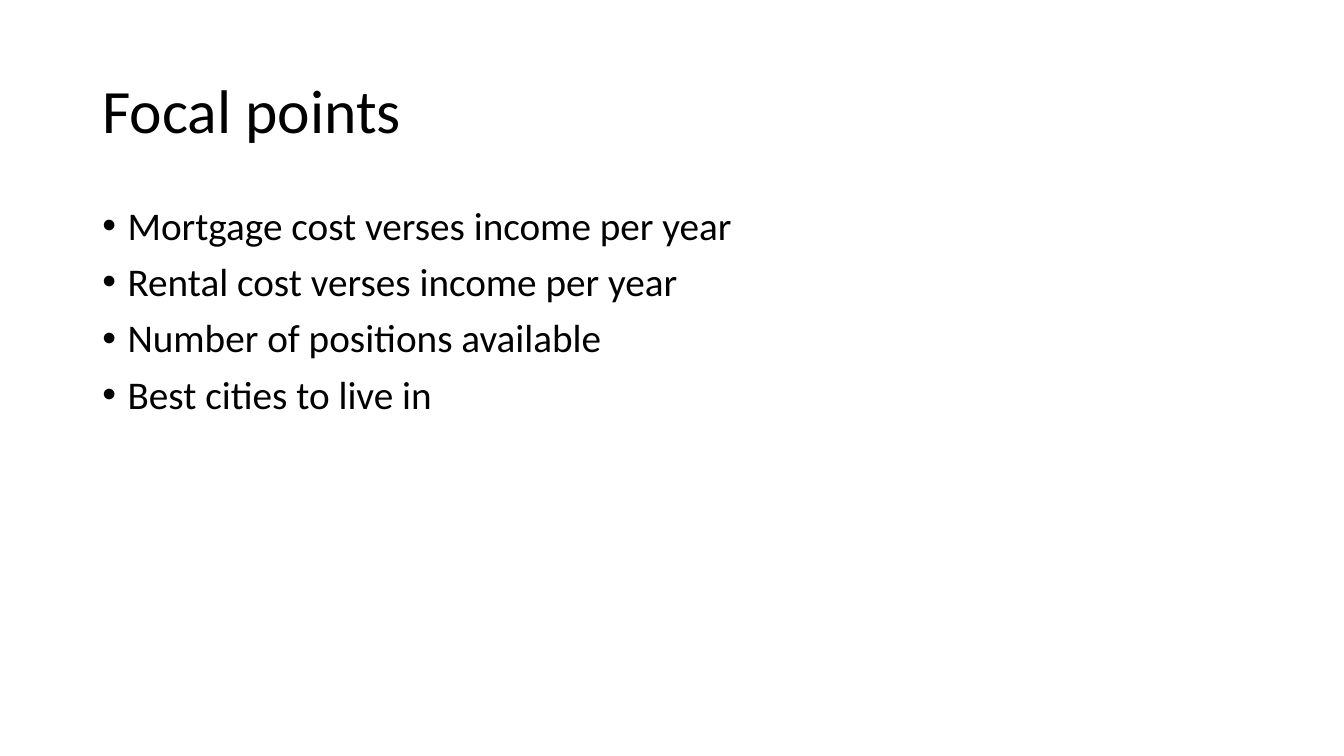
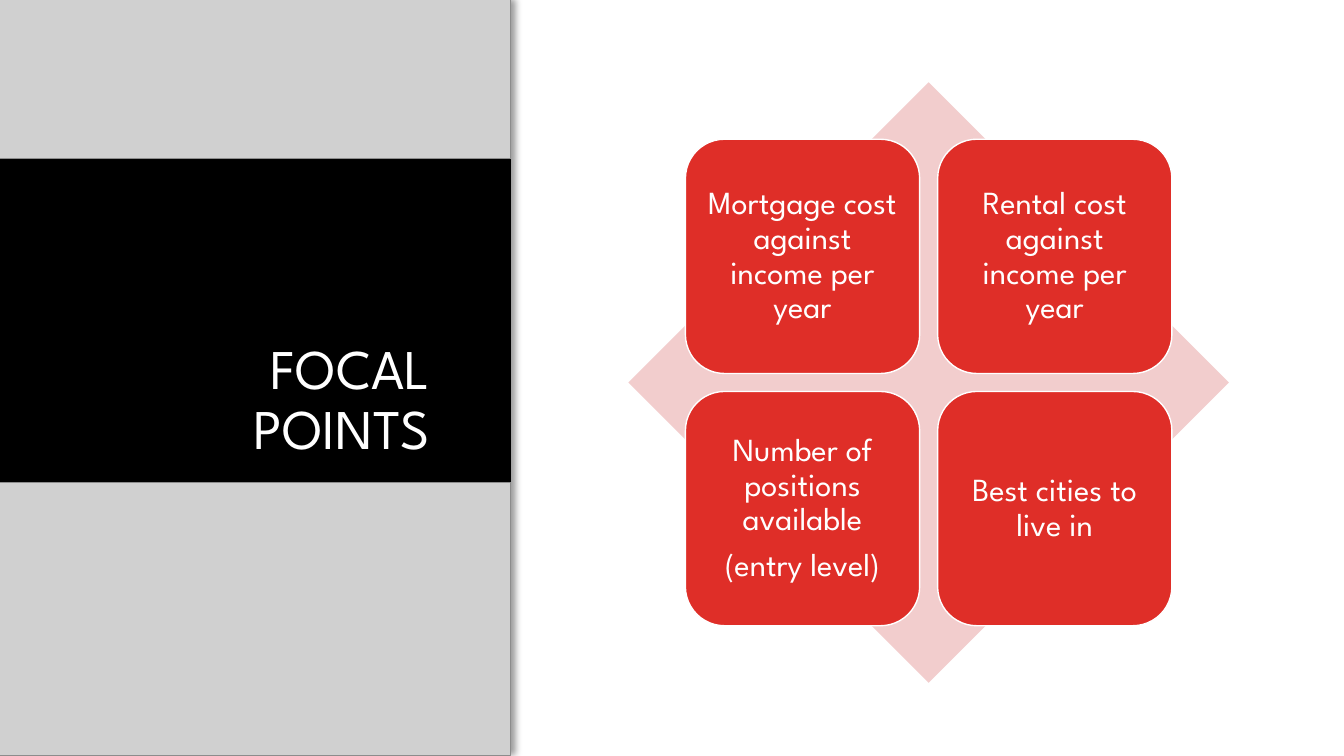
Before and after one commit to amishnerd/prospects, a slide deck: slide 7 of powerpoint.pptx. Drawn at 1344x756 pixels with LibreOffice and Linux fonts; fonts in the diff are those of the drawing; grey boxes stand for pictures; background and template pictures are left out. Boxes give left, top, right and bottom in pixels: in the first picture for what was removed or moved away, otherwise in the second. Text is boxed around its words. In the diff, an @@ line names an element or a change of style, - is before the commit and + after.

```diff
--- a/powerpoint.pptx
+++ b/powerpoint.pptx
@@ rectangle added at box(0, 0, 511, 756), fill #000000 @@
@@ picture added at box(0, 0, 511, 159) @@
@@ text removed at box(128, 213, 731, 410) @@
-• Mortgage cost verses income per year
-• Rental cost verses income per year
-• Number of positions available
-• Best cities to live in
@@ title at box(254, 351, 430, 450): text changed; size 44 to 40 pt; font Calibri to League Spartan; text colour #000000 to #FFFFFF @@
-Focal points
+FOCAL POINTS
@@ group added at box(628, 83, 1229, 684): 4 rounded rectangles, 4 texts, 1 diamond @@
+Mortgage cost against income per year
+Rental cost against income per year
+Number of positions available
+(entry level)
+Best cities to live in
@@ picture added at box(0, 482, 511, 756) @@
```
Also in this commit, not shown: 7 other slides changed, 2 slides added, 1 slide removed, 2 other files.
